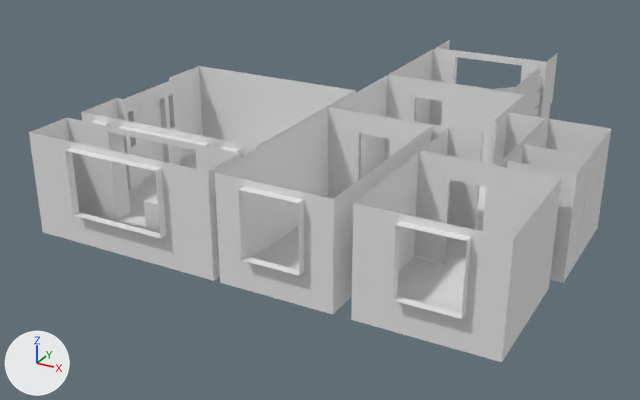
The Blender file Models/Flat/Flat.blend as it was, and as the next commit left it.
Before and after are seen from a 50 mm lens placed at (8.37, -19.74, 9.14), pointed at (-1.82, -1.22, -0.12). The lights are fixed; the arrows at lower left show +X, +Y and +Z.

In view in the first picture: 'Bathroom Walls', 'Big Corridor Walls', 'Hall Balcony Enter', 'Hall Balcony Walls', 'Hall Niche', 'Hall Walls', 'Kitchen Floor', 'Kitchen Walls', 'Medium Room Walls', 'Small Corridor Walls', 'Small Room Walls', 'Toilet Walls'.
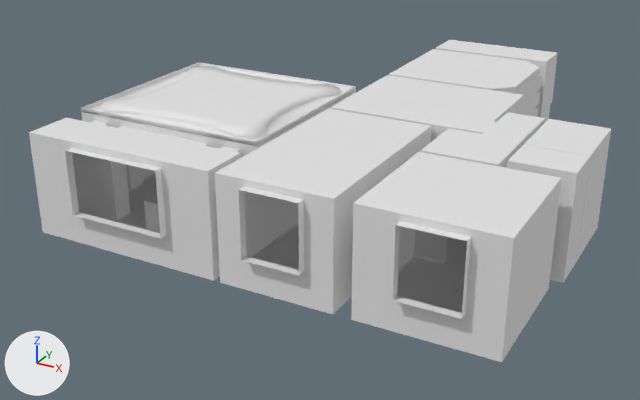
Changed parts and their boxes (x1, y1, x2, y2) in the pictures (640 x 400 px):
'Hall Ceiling', added
    after: (81, 62, 356, 146)
'Kitchen Ceiling', shown
    after: (354, 152, 561, 238)
'Medium Room Ceiling', added
    after: (215, 108, 431, 199)
'Big Corridor Ceiling', shown
    after: (332, 75, 523, 133)
'Hall Balcony Ceiling', shown
    after: (30, 118, 240, 171)
'Small Room Ceiling', added
    after: (390, 49, 539, 89)
'Small Corridor Ceiling', shown
    after: (422, 112, 545, 164)
'Bathroom Ceiling', shown
    after: (524, 119, 611, 156)
'Toilet Ceiling', shown
    after: (508, 145, 590, 173)
'Small Room Balcony Ceiling', shown
    after: (436, 40, 557, 62)
'Hall Walls', unchanged, covered by the edit
    before: (81, 66, 356, 158)
    after: (81, 90, 356, 158)
'Big Corridor Walls', unchanged, covered by the edit
    before: (330, 75, 524, 180)
    after: (330, 95, 524, 142)
'Small Corridor Walls', unchanged, covered by the edit
    before: (421, 112, 545, 262)
    after: (421, 119, 545, 262)
'Hall Niche', unchanged, covered by the edit
    before: (117, 78, 181, 189)
    after: (120, 119, 177, 189)

Patch to the scene script:
```diff
--- a/Models/Flat/Flat.blend.py
+++ b/Models/Flat/Flat.blend.py
@@ me_плоскость_035 @@
+me_плоскость_035.from_pydata(...)  # 56 vertices, 34 faces; spans x -1.68..1.75, y -1.6..1.6, z -0.1..0.0
@@ me_плоскость_037 @@
+me_плоскость_037.from_pydata([(-1.68, 2.55, 0.2), (-1.68, 2.55, 0.0), (-1.68, 2.45, 0.2), (1.02, 2.55, 0.2), (1.02, 2.55, 0.0), (1.02, 2.45, 0.2), (-1.68, -1.0, 0.0), (1.02, -1.0, 0.0), (-1.68, 3.8, 0.0), (1.02, 3.8, 0.0), (-1.68, 2.45, 0.0), (1.02, 2.45, 0.0)], [], [(2, 10, 11, 5), (3, 4, 1, 0), (2, 5, 3, 0), (1, 4, 9, 8), (6, 7, 11, 10), (10, 11, 4, 1)])
@@ me_плоскость_040 @@
+me_плоскость_040.from_pydata(...)  # 176 vertices, 161 faces; spans x -2.49..2.49, y -2.39..2.39, z -0.01..0.11
+me_плоскость_040.polygons.foreach_set('use_smooth', [True] * 161)
@@ ob_bathroom_ceiling @@
 ob_bathroom_ceiling.rotation_euler = (0.0, -3.142, 3.142)  # degrees (0, -180, 180)
-ob_bathroom_ceiling.hide_set(True)  # its collection is switched off
@@ ob_toilet_ceiling @@
 ob_toilet_ceiling.rotation_euler = (0.0, -3.142, 3.142)  # degrees (0, -180, 180)
-ob_toilet_ceiling.hide_set(True)  # its collection is switched off
@@ ob_kitchen_ceiling @@
 ob_kitchen_ceiling.location = (3.72, -5.29, 2.5)
-ob_kitchen_ceiling.hide_set(True)  # its collection is switched off
@@ ob_small_corridor_ceiling @@
 ob_small_corridor_ceiling.location = (2.39, -0.7, 2.5)
-ob_small_corridor_ceiling.hide_set(True)  # its collection is switched off
@@ ob_big_corridor_ceiling @@
 ob_big_corridor_ceiling.location = (-0.44, 0.9, 2.5)
-ob_big_corridor_ceiling.hide_set(True)  # its collection is switched off
@@ ob_hall_balcony_ceiling @@
 ob_hall_balcony_ceiling.location = (-5.52, -5.29, 2.5)
-ob_hall_balcony_ceiling.hide_set(True)  # its collection is switched off
@@ ob_small_room_balcony_ceiling @@
 ob_small_room_balcony_ceiling.location = (-0.44, 5.6, 2.5)
-ob_small_room_balcony_ceiling.hide_set(True)  # its collection is switched off
@@ ob_small_room_ceiling @@
+ob_small_room_ceiling = bpy.data.objects.new('Small Room Ceiling', me_плоскость_035)
+ob_small_room_ceiling.location = (0.24, 3.6, 2.5)
@@ ob_medium_room_ceiling @@
+ob_medium_room_ceiling = bpy.data.objects.new('Medium Room Ceiling', me_плоскость_037)
+ob_medium_room_ceiling.location = (0.24, -2.5, 2.5)
+ob_medium_room_ceiling.rotation_euler = (3.142, 0.0, 0.0)  # degrees (180, 0, 0)
@@ ob_hall_ceiling @@
+ob_hall_ceiling = bpy.data.objects.new('Hall Ceiling', me_плоскость_040)
+ob_hall_ceiling.location = (-4.03, -2.21, 2.61)
+ob_hall_ceiling.rotation_euler = (0.0, 3.142, 0.0)  # degrees (0, 180, 0)
```
